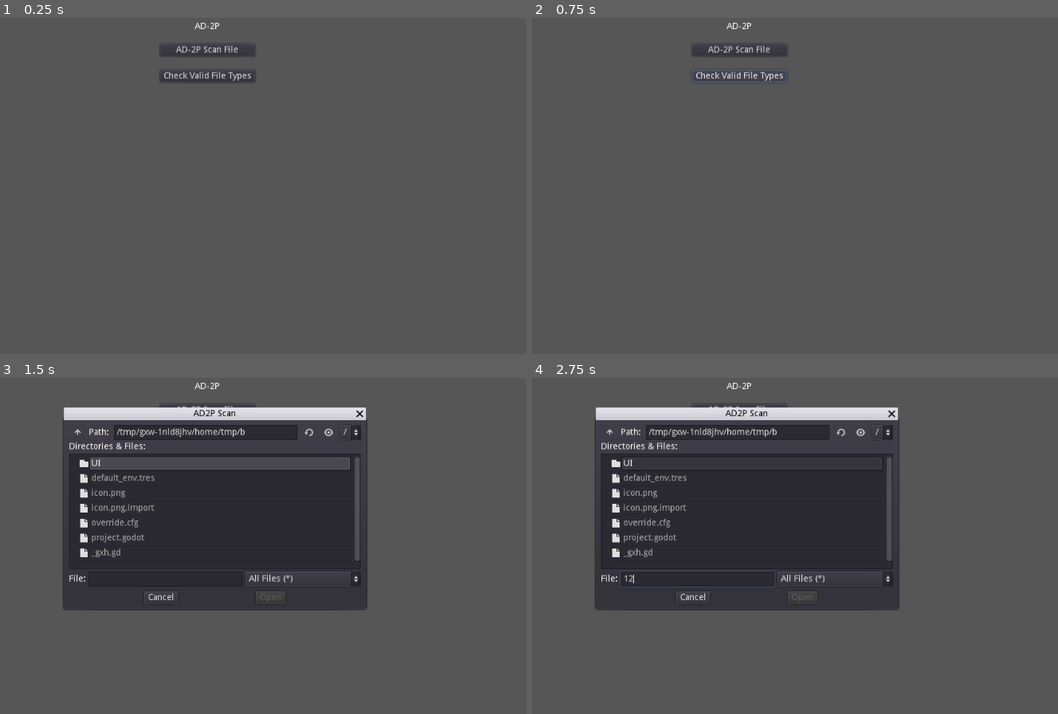
Above: before the commit, frames 1-4 (two rows, left to right).
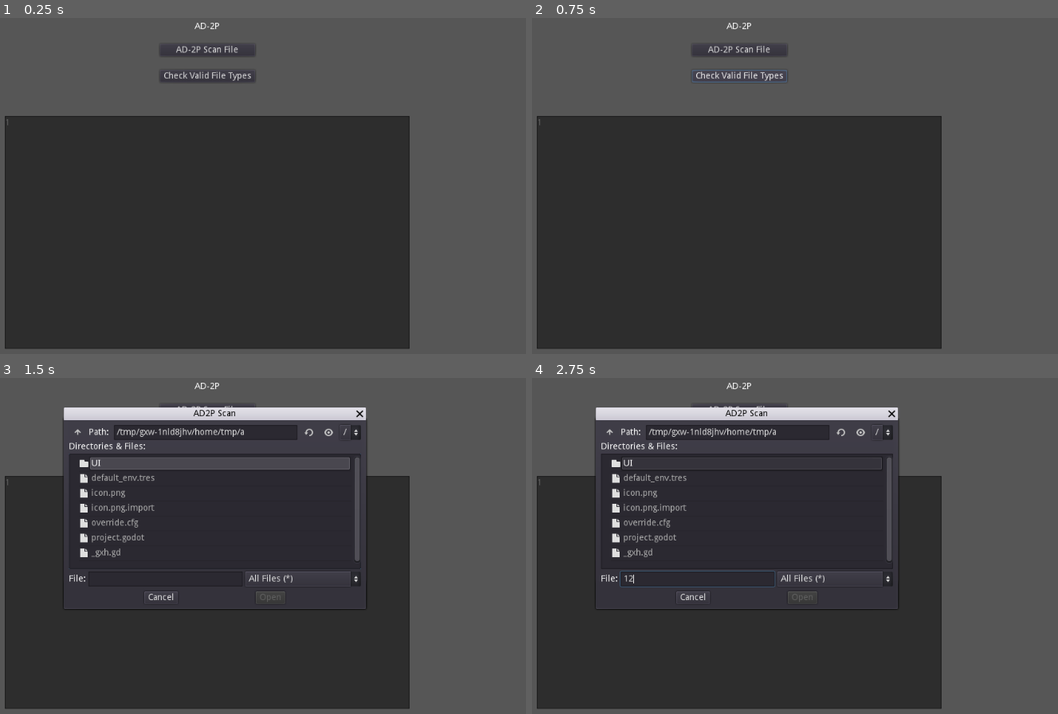
Above: after the commit, the same moments.

Repository: Zami77/AD2P_UI
Game: Godot game, scene res://UI/AD2P_UI.tscn
Two runs of this game, one before a commit and one after it. Both use one fixed random seed, a clock stepped at 60 frames per second and the inputs below.
Inputs (mouse positions are in pixels of both pictures, inside the frame that each line leads up to):
- Up to frame 1 (0.25 s): no input
- Up to frame 2 (0.75 s): click "Check Valid File Types" at 0.5 s
- Up to frame 3 (1.5 s): click "AD-2P Scan File" at 1.25 s
- Up to frame 4 (2.75 s): click (695, 579) at 2.02 s; type "12" at 2.1 s

The runs differ from the first frame. In frame 1, 53% of the frame differs, in the area x 0-78%, y 29-99%; in frame 2, 53%; in frame 3, 30%; in frame 4, 30%.

Commit message:
basic scan output textbox

Diff:
--- a/AD2P_UI/UI/AD2P_UI.tscn
+++ b/AD2P_UI/UI/AD2P_UI.tscn
@@ -1,9 +1,10 @@
-[gd_scene load_steps=5 format=2]
+[gd_scene load_steps=6 format=2]
 
 [ext_resource path="res://UI/ScanButton.gd" type="Script" id=1]
 [ext_resource path="res://UI/PostAd2pScan.gd" type="Script" id=2]
 [ext_resource path="res://UI/GetValidFiles.gd" type="Script" id=3]
 [ext_resource path="res://UI/ValidFilesDialog.gd" type="Script" id=4]
+[ext_resource path="res://UI/ScanFileOutput.gd" type="Script" id=5]
 
 [node name="AD2P_UI" type="Control"]
 anchor_right = 1.0
@@ -84,7 +85,6 @@
 }
 
 [node name="ValidFilesDialog" type="AcceptDialog" parent="."]
-visible = true
 anchor_left = 0.5
 anchor_top = 0.5
 anchor_right = 0.5
@@ -100,7 +100,28 @@
 "_edit_use_anchors_": false
 }
 
+[node name="ScanFileOutput" type="TextEdit" parent="."]
+anchor_left = 0.5
+anchor_top = 1.0
+anchor_right = 0.5
+anchor_bottom = 1.0
+margin_left = -325.0
+margin_top = -409.0
+margin_right = 325.0
+margin_bottom = -34.0
+readonly = true
+show_line_numbers = true
+draw_tabs = true
+draw_spaces = true
+hiding_enabled = true
+wrap_enabled = true
+script = ExtResource( 5 )
+__meta__ = {
+"_edit_use_anchors_": false
+}
+
 [connection signal="file_selected" from="FileDialog" to="PostAd2pScan" method="_on_FileDialog_file_selected"]
 [connection signal="got_valid_files" from="GetValidFiles" to="ValidFilesDialog" method="_on_GetValidFiles_got_valid_files"]
 [connection signal="pressed" from="ValidFileButton" to="GetValidFiles" method="_on_ValidFileButton_pressed"]
+[connection signal="ad2p_scan_results" from="PostAd2pScan" to="ScanFileOutput" method="_on_PostAd2pScan_ad2p_scan_results"]
 [connection signal="pressed" from="ScanButton" to="ScanButton" method="_on_ScanButton_pressed"]
--- /dev/null
+++ b/AD2P_UI/UI/ScanFileOutput.gd
@@ -0,0 +1,6 @@
+extends TextEdit
+
+
+
+func _on_PostAd2pScan_ad2p_scan_results(scan_output):
+	self.text = scan_output
